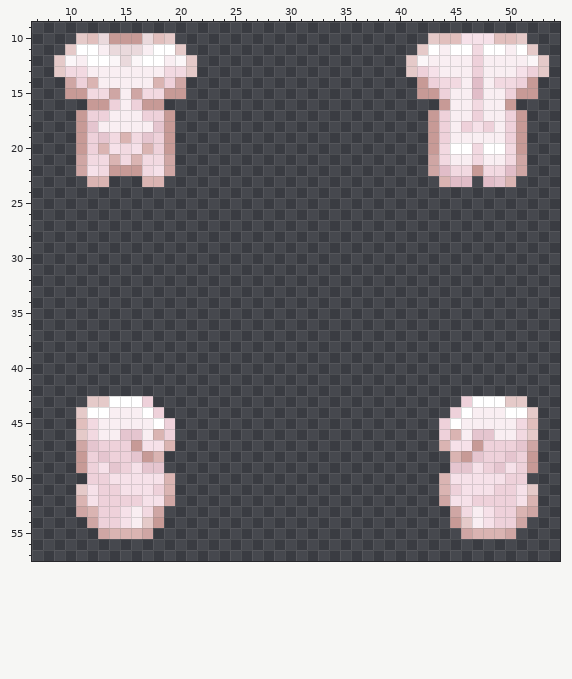
Pixel-art sprite, stored at Resources/Textures/Mobs/Species/Human/parts.rsi/torso_f.png. This is how it looked before the edit.
The file is 64x64 pixels. Colours within 5 levels of each other are drawn and written as one. Shown: x 7..54, y 9..57.
After:
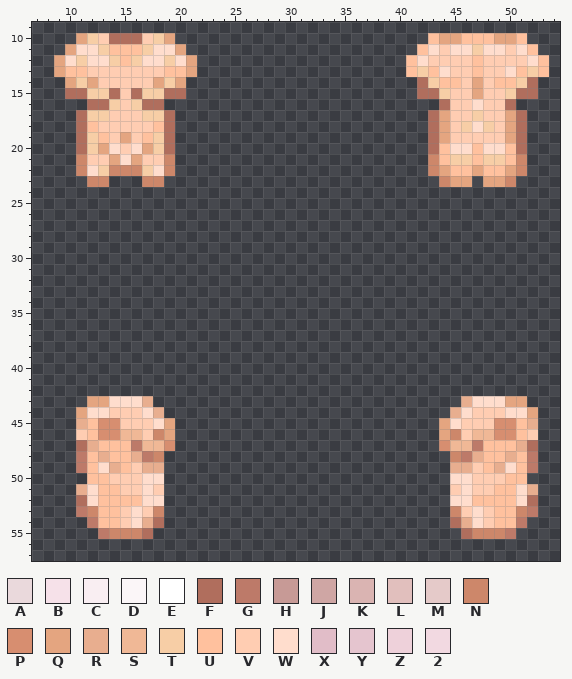
Palette (. is transparent): A #ead9dc  B #f6e1e9  C #f9eef2  D #fbf6f8  E #ffffff  F #b06e5d  G #bd7a69  H #c79a96  J #cfa6a4  K #dab4b2  L #e1bfbd  M #e5cac9  N #cd876a  P #d78e70  Q #e4a580  R #e8ae8f  S #f0b896  T #f7cea6  U #ffc19e  V #ffcdb2  W #ffddcd  X #e1bdc8  Y #e5c5cf  Z #eed1da  2 #f2d9e1
From old to new:
Changed rows in their new state; - is an unchanged pixel.
first column x 9:
10 --QTVFFFVTQ-----------------------UQQUUUQQU--
11 -QWWTUUUTWWQ---------------------UWVWWTWWVWU-
12 QWTWWTUTWWTWQ-------------------UWVVVVUVVVVWU
13 QUUVVVVVVVUUQ-------------------UTUWVVUVVWUTU
14 -QTQVVVVVQTQ---------------------FTUUVQVUUTF-
15 -FFTTFVFTTFF---------------------FFTVVQVVTFF-
16 ---FFTVTFF-------------------------FVVWVVF---
17 --FTTVVVTTF-----------------------FQVVTVVQF--
18 --FUVVVVVUF-----------------------FQVTWTVQF--
19 --FTUVQVUTF-----------------------FQVVVVVQF--
20 --FTQWVWQTF-----------------------FUWWUWWUF--
21 --NVVQWQVVN-----------------------NUTTUTTUN--
22 --NWTNNNTWN-----------------------NQUUQUUQN--
23 ---NN---NN-------------------------NQQ-QQN---
first column x 11:
43 -QQWWWR----------------------------RWWWQQ-
44 QWWVVVWR--------------------------RWVVVWWQ
45 RUPPVVVWQ------------------------QWVVVPPUR
46 VUPPSSVNQ------------------------QNVSSPPUV
47 FRUUUGSSP------------------------PSSGUUURF
48 GURUURGN--------------------------NGRUURUG
49 GUWRUVRR--------------------------RRVURWUG
50 -UUVVVWW.------------------------.WWVVVUU-
51 RWUUVVWV.------------------------.VWVVUUWR
52 FWUUUUWW.------------------------.WWUUUUWF
53 GNUUVWVN--------------------------NVWVUUNG
54 -GUUVWRF--------------------------FRWVUUG-
55 --GNNNF----------------------------FNNNG--
Boxes around the changes in both pictures, in picture pixels (x1, y1, x2, y2):
changed: (54, 33, 197, 187)
changed: (406, 33, 549, 187)
changed: (76, 396, 175, 539)
changed: (439, 396, 538, 539)
